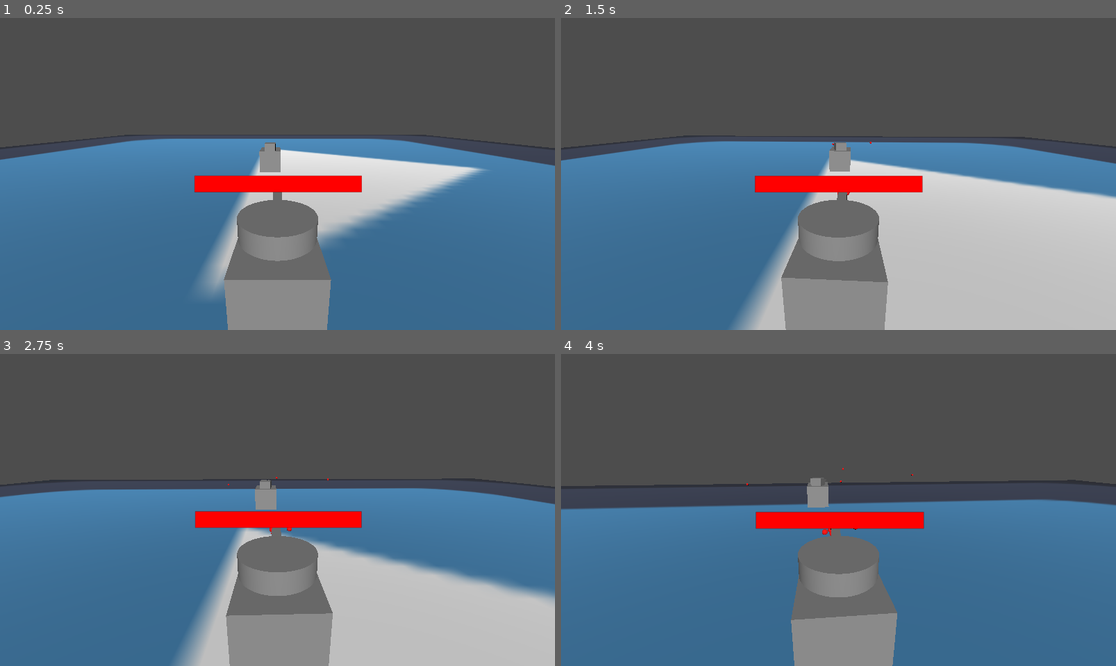
Above: before the commit, frames 1-4 (two rows, left to right).
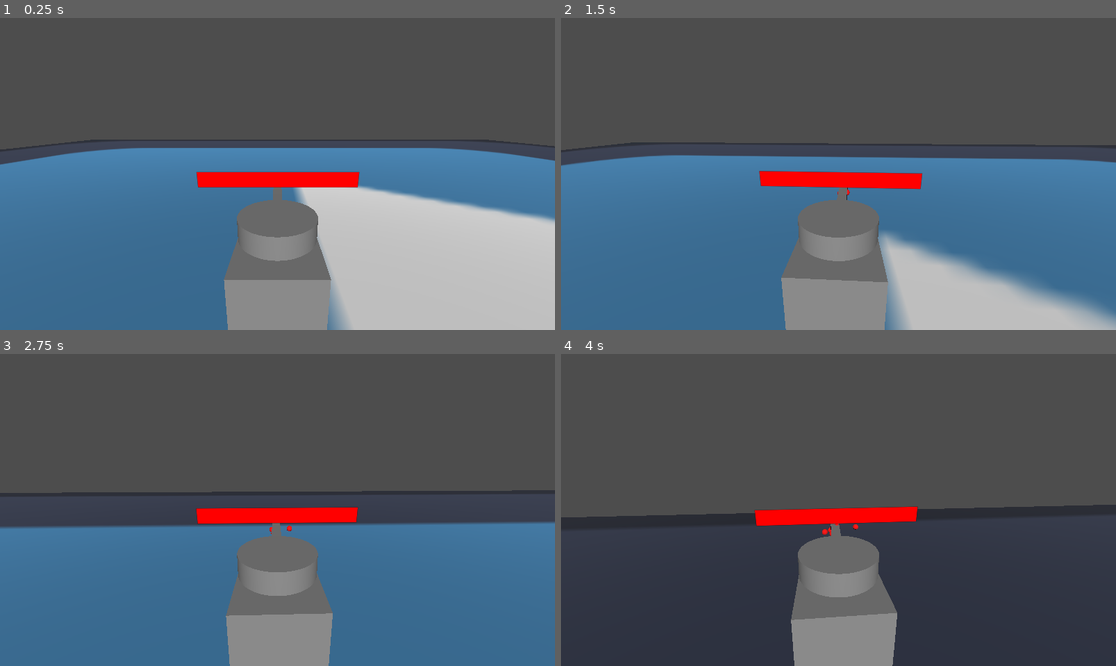
Above: after the commit, the same moments.

Repository: Coolfool3080/QuickTank
Game: Godot game, scene res://levels/testing_level.tscn
Same seed, same stepped clock (60 frames per second), same inputs: the game is played once before the commit and once after it. This scene is started directly instead of the project's main scene. The engine's default icon, where the game draws it, is replaced by a stand-in: a white triangle on a blue panel in a dark square.
Inputs (mouse positions are in pixels of both pictures, inside the frame that each line leads up to):
- Up to frame 1 (0.25 s): no input
- Up to frame 2 (1.5 s): tap Enter at 0.5 s; move the mouse to (866, 174) at 0.52 s; press the mouse at (866, 174) at 0.53 s; hold W (tank_forward) from 0.53 s (still down); move the mouse to (810, 174) at 1.27 s; release the mouse at (810, 174) at 1.28 s; click (810, 174) at 1.35 s
- Up to frame 3 (2.75 s): keep holding W (tank_forward); move the mouse to (288, 503) at 2.02 s; press the mouse at (288, 503) at 2.03 s
- Up to frame 4 (4 s): keep holding W (tank_forward); move the mouse to (832, 516) at 2.77 s; release the mouse at (832, 516) at 2.78 s; click (832, 516) at 2.85 s; move the mouse to (877, 513) at 3.52 s; press the mouse at (877, 513) at 3.53 s

The runs differ from the first frame. In frame 1, 24% of the frame differs, in the area x 0-100%, y 37-100%; in frame 2, 22%; in frame 3, 26%; in frame 4, 45%, in the area x 0-100%, y 36-100%.

Commit message:
Moved health sprite to tank class

Diff:
--- a/assets/player_tank_new.tscn
+++ b/assets/player_tank_new.tscn
@@ -1,7 +1,9 @@
-[gd_scene load_steps=10 format=3 uid="uid://bk44v6t36uppk"]
+[gd_scene load_steps=13 format=3 uid="uid://bk44v6t36uppk"]
 
 [ext_resource type="Script" uid="uid://cb50wd0o4yo1b" path="res://scripts/tank_movement_controller.gd" id="1_mxk3p"]
 [ext_resource type="PackedScene" uid="uid://cavkudnxtyvsx" path="res://assets/bullet.tscn" id="2_5hjg4"]
+[ext_resource type="PackedScene" uid="uid://dj3dvxmg8k1ar" path="res://assets/health_bar.tscn" id="3_a2myn"]
+[ext_resource type="Script" uid="uid://bxjjla217jcbb" path="res://scripts/health_script.gd" id="3_ym7mu"]
 
 [sub_resource type="BoxShape3D" id="BoxShape3D_vaebi"]
 size = Vector3(1, 1, 1.50195)
@@ -23,6 +25,9 @@
 radius = 0.501465
 
 [sub_resource type="SceneReplicationConfig" id="SceneReplicationConfig_mxk3p"]
+
+[sub_resource type="ViewportTexture" id="ViewportTexture_ym7mu"]
+viewport_path = NodePath("health_sprite/SubViewport")
 
 [node name="Tank" type="CharacterBody3D" groups=["hit_object"]]
 script = ExtResource("1_mxk3p")
@@ -78,5 +83,16 @@
 wait_time = 0.5
 one_shot = true
 
+[node name="health_sprite" type="Sprite3D" parent="."]
+transform = Transform3D(1, 0, 0, 0, 1, 0, 0, 0, 1, 0, 1.25231, -0.00474453)
+texture = SubResource("ViewportTexture_ym7mu")
+script = ExtResource("3_ym7mu")
+
+[node name="SubViewport" type="SubViewport" parent="health_sprite"]
+disable_3d = true
+transparent_bg = true
+
+[node name="health_bar" parent="health_sprite/SubViewport" instance=ExtResource("3_a2myn")]
+
 [connection signal="area_entered" from="body_mesh/body_hitbox" to="." method="_on_body_hitbox_area_entered"]
 [connection signal="area_entered" from="head/head_mesh/head_hitbox" to="." method="_on_head_hitbox_area_entered"]
--- a/levels/multiplayer_test_map.tscn
+++ b/levels/multiplayer_test_map.tscn
@@ -1,12 +1,8 @@
-[gd_scene load_steps=4 format=3 uid="uid://bcq1w4l1qow6p"]
+[gd_scene load_steps=2 format=3 uid="uid://bcq1w4l1qow6p"]
 
-[ext_resource type="Script" path="res://scripts/multiplayer_test_map.gd" id="1_vk1xx"]
-[ext_resource type="PackedScene" uid="uid://di137jxkg0i6h" path="res://assets/player_tank.tscn" id="2_inuxk"]
 [ext_resource type="MeshLibrary" uid="uid://uc0w8dauwqu0" path="res://assets/mesh/mesh_library_2.tres" id="3_inuxk"]
 
 [node name="multiplayer_test_map" type="Node3D"]
-script = ExtResource("1_vk1xx")
-player_tank = ExtResource("2_inuxk")
 
 [node name="Host" type="Button" parent="."]
 offset_left = 12.0
--- a/levels/testing_level.tscn
+++ b/levels/testing_level.tscn
@@ -1,16 +1,10 @@
-[gd_scene load_steps=8 format=3 uid="uid://diu87nu54hft5"]
+[gd_scene load_steps=4 format=3 uid="uid://diu87nu54hft5"]
 
-[ext_resource type="PackedScene" uid="uid://di137jxkg0i6h" path="res://assets/player_tank.tscn" id="1_m2onx"]
 [ext_resource type="Texture2D" uid="uid://caquswr0pq22b" path="res://icon.svg" id="1_omjae"]
 [ext_resource type="PackedScene" uid="uid://bk44v6t36uppk" path="res://assets/player_tank_new.tscn" id="3_aklg6"]
-[ext_resource type="PackedScene" uid="uid://dj3dvxmg8k1ar" path="res://assets/health_bar.tscn" id="3_e2mvv"]
-[ext_resource type="Script" uid="uid://jbv1l2j2vf46" path="res://scripts/health_script.gd" id="4_72vgf"]
 
 [sub_resource type="StandardMaterial3D" id="StandardMaterial3D_omjae"]
 albedo_texture = ExtResource("1_omjae")
-
-[sub_resource type="ViewportTexture" id="ViewportTexture_e2mvv"]
-viewport_path = NodePath("Tank/Sprite3D/SubViewport")
 
 [node name="testing_level" type="Node3D"]
 
@@ -22,20 +16,8 @@
 [node name="DirectionalLight3D" type="DirectionalLight3D" parent="."]
 transform = Transform3D(1, 0, 0, 0, 0.877874, 0.478891, 0, -0.478891, 0.877874, 0, 29.2687, 0)
 
-[node name="player_tank" parent="." instance=ExtResource("1_m2onx")]
-transform = Transform3D(-1, 0, -8.74228e-08, 0, 1, 0, 8.74228e-08, 0, -1, 0, 1, 0)
-
 [node name="Tank" parent="." instance=ExtResource("3_aklg6")]
 transform = Transform3D(1, 0, 0, 0, 1, 0, 0, 0, 1, 0.35178, 0.999999, 7.90867)
 
-[node name="Sprite3D" type="Sprite3D" parent="Tank"]
-transform = Transform3D(-1, 0, -8.74228e-08, 0, 1, 0, 8.74228e-08, 0, -1, 0.00267935, 1.23147, 0.0913343)
-billboard = 1
-texture = SubResource("ViewportTexture_e2mvv")
-script = ExtResource("4_72vgf")
-
-[node name="SubViewport" type="SubViewport" parent="Tank/Sprite3D"]
-disable_3d = true
-transparent_bg = true
-
-[node name="health_bar" parent="Tank/Sprite3D/SubViewport" instance=ExtResource("3_e2mvv")]
+[node name="Tank2" parent="." instance=ExtResource("3_aklg6")]
+transform = Transform3D(1, 0, 0, 0, 1, 0, 0, 0, 1, -1.51816, 1.09165, -1.32866)
--- a/scripts/health_script.gd
+++ b/scripts/health_script.gd
@@ -1,6 +1,5 @@
 extends Sprite3D
 
-# Called when the node enters the scene tree for the first time.
 func _ready():
 	$SubViewport/health_bar.max_value = 5
 	$SubViewport/health_bar.value = 5
--- a/scripts/tank_movement_controller.gd
+++ b/scripts/tank_movement_controller.gd
@@ -83,9 +83,9 @@
 func _on_body_hitbox_area_entered(area):
 	if area.is_in_group("bullet"):
 		print("bullet hit body")
-		$Sprite3D.take_damage(1)
+		$health_sprite.take_damage(1)
 
 func _on_head_hitbox_area_entered(area):
 	if area.is_in_group("bullet"):
 		print("Bullet hit head!")
-		$Sprite3D.take_damage(1)
+		$health_sprite.take_damage(1)
Not shown, changed: scripts/health_script.gd.uid
